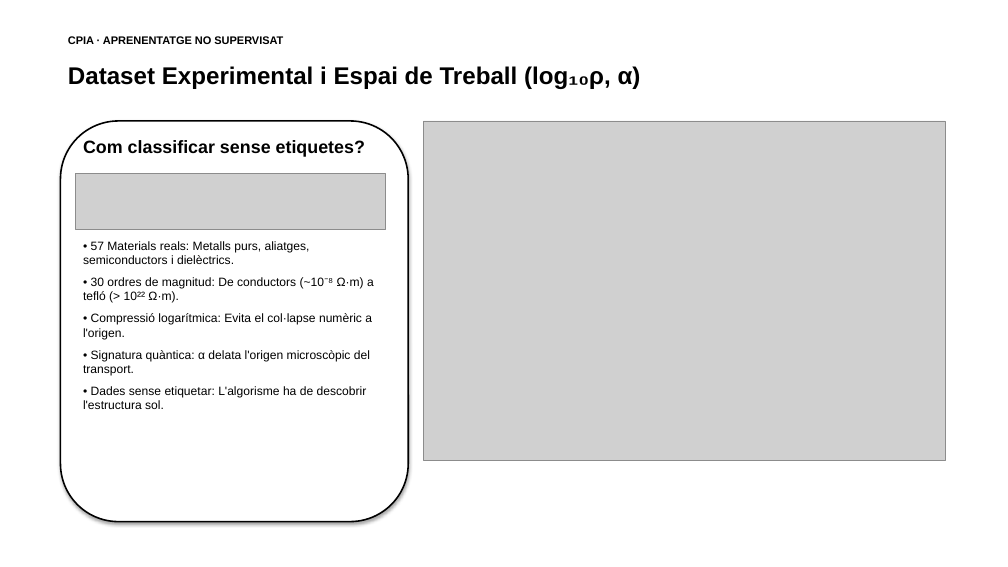
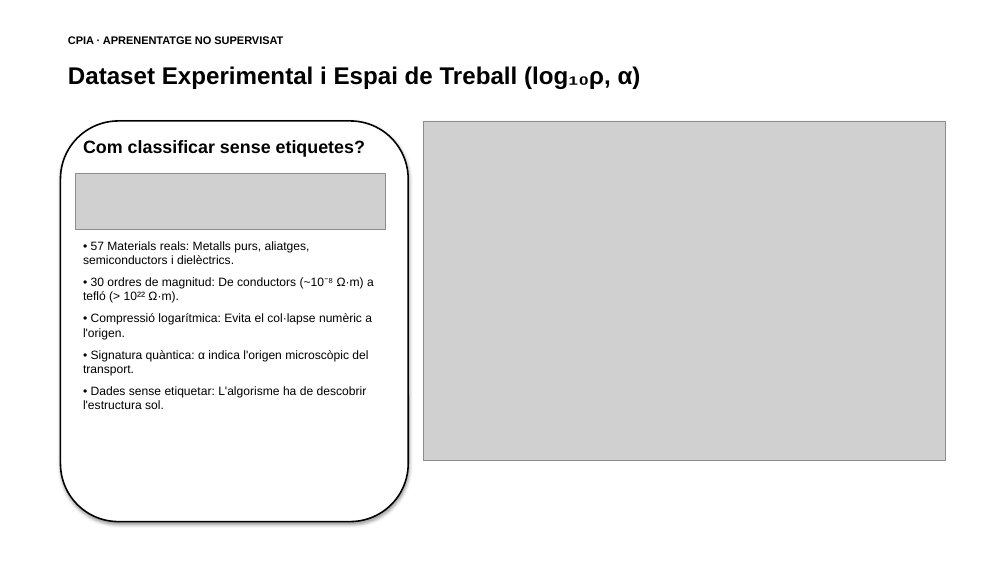
Before and after one commit to ArnauMontull/CPIA-Expo, a slide deck: slide 3 of presentacion/presentacion_materiales_uriel.pptx. Drawn at 1008x567 pixels with LibreOffice and Linux fonts; fonts in the diff are those of the drawing; grey boxes stand for pictures. Boxes give left, top, right and bottom in pixels: in the first picture for what was removed or moved away, otherwise in the second. Text is boxed around its words. In the diff, an @@ line names an element or a change of style, - is before the commit and + after.

Commit message:
docs(slides): actualitzar presentacio d'Uriel amb els canvis de disseny i text

```diff
--- a/presentacion/presentacion_materiales_uriel.pptx
+++ b/presentacion/presentacion_materiales_uriel.pptx
@@ text at [83, 350, 368, 376]: text changed @@
-• Signatura quàntica: α delata l'origen microscòpic del transport.
+• Signatura quàntica: α indica l'origen microscòpic del transport.
```
Also in this commit, not shown: 3 other slides changed, 4 other files.
